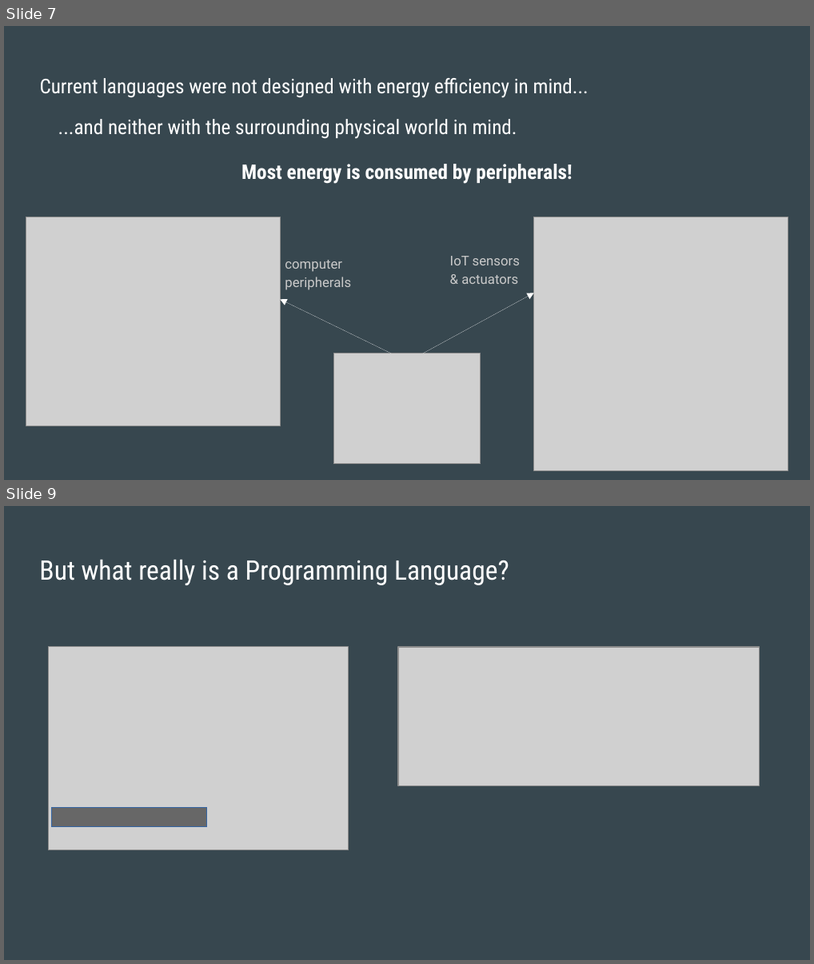
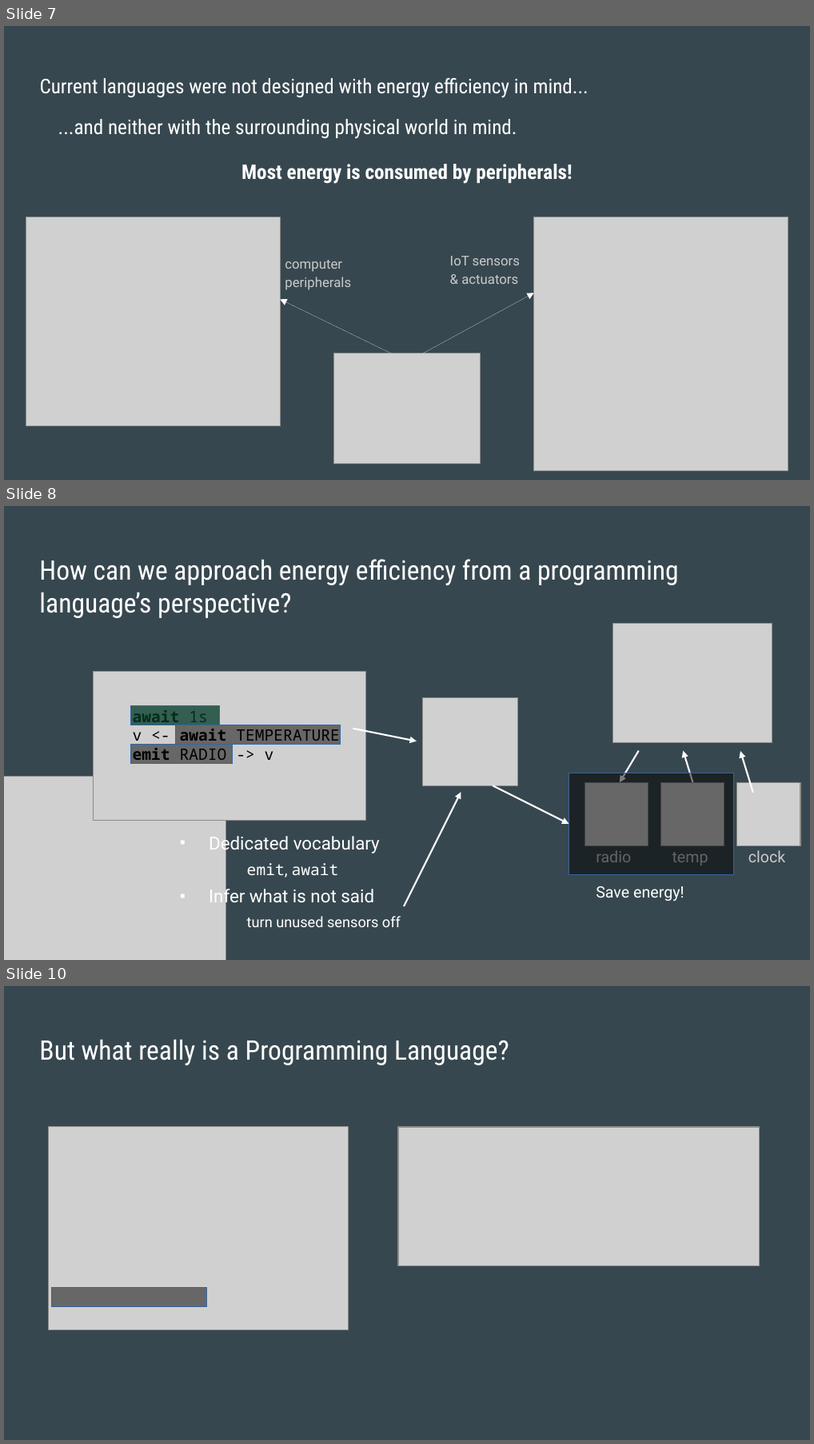
Before and after one commit to fsantanna-uerj/serrapilheira, a slide deck: Submissao/Final/Chico - Serrapilheira - Energia.odp. Shown one above the other, each under a label of ours: slides 7 and 9 before the commit, slides 7, 8 and 10 after it; the slides between them are not shown. The pictures are 814x964 and 814x1444 pixels, drawn with LibreOffice and Linux fonts; fonts in the diff are those of the drawing; grey boxes stand for pictures. Boxes give left, top, right and bottom in pixels: in the first picture for what was removed or moved away, otherwise in the second. Text is boxed around its words. In the diff, an @@ line names an element or a change of style, - is before the commit and + after.

```diff
--- a/Submissao/Final/Chico - Serrapilheira - Energia.odp
+++ b/Submissao/Final/Chico - Serrapilheira - Energia.odp
@@ slide 8 added at [4, 506, 810, 960], background #37474F @@
@@ title added at [39, 559, 679, 618], 24 pt, text #FFFFFF @@
+How can we approach energy efficiency from a programming language’s perspective?
@@ picture added at [614, 624, 773, 743] @@
@@ picture added at [93, 672, 366, 820] @@
@@ rectangle added at [130, 706, 219, 725], fill #00B274 at 50% opacity, outline #3465A4 0 pt @@
@@ rectangle added at [130, 706, 219, 725], fill #000000 at 50% opacity, outline #3465A4 0 pt @@
@@ text added at [133, 710, 339, 764], 14 pt, text #000000 @@
+await 1s
+v <- await TEMPERATURE
+emit RADIO -> v
@@ picture added at [423, 698, 518, 786] @@
@@ rectangle added at [130, 744, 232, 764], fill #000000 at 50% opacity, outline #3465A4 0 pt @@
@@ rectangle added at [176, 725, 341, 744], fill #000000 at 50% opacity, outline #3465A4 0 pt @@
@@ arrow added from (353, 728) to (417, 740), #FFFFFF 1.5 pt @@
@@ arrow added from (638, 750) to (620, 783), #FFFFFF 1.5 pt @@
@@ arrow added from (696, 792) to (684, 750), #FFFFFF 1.5 pt @@
@@ arrow added from (753, 792) to (741, 751), #FFFFFF 1.5 pt @@
@@ picture added at [4, 776, 226, 960] @@
@@ arrow added from (404, 906) to (462, 792), #FFFFFF 1.5 pt @@
@@ arrow added from (493, 785) to (570, 824), #FFFFFF 1.5 pt @@
@@ rectangle added at [570, 773, 734, 875], fill #000000 at 50% opacity, outline #3465A4 0 pt @@
@@ picture added at [585, 783, 648, 846] @@
@@ picture added at [662, 783, 725, 846] @@
@@ picture added at [737, 783, 801, 846] @@
@@ text added at [209, 832, 401, 927], 16 pt, text #FFFFFF @@
+■ Dedicated vocabulary
+  emit, await
+■ Infer what is not said
+  turn unused sensors off
@@ text added at [596, 850, 631, 862], 14 pt, text #CACACA @@
+radio
@@ text added at [673, 852, 709, 865], 14 pt, text #CACACA @@
+temp
@@ text added at [749, 850, 786, 862], 14 pt, text #CACACA @@
+clock
@@ text added at [596, 886, 684, 900], 14 pt, text #FFFFFF @@
+Save energy!
@@ what was slide 9 is now slide 10 @@
```
Also in this commit, not shown: 3 other files.
